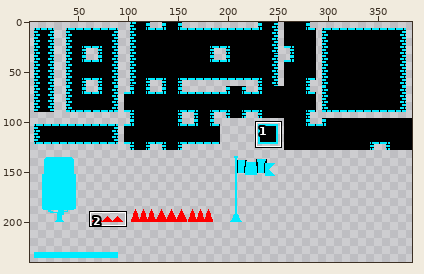
Sprite sheet, stored at Assets/Tile Map/Tilemap.png. The picture above shows the old version from afar; the outline marks the close-up.
Close-up. The starting point:
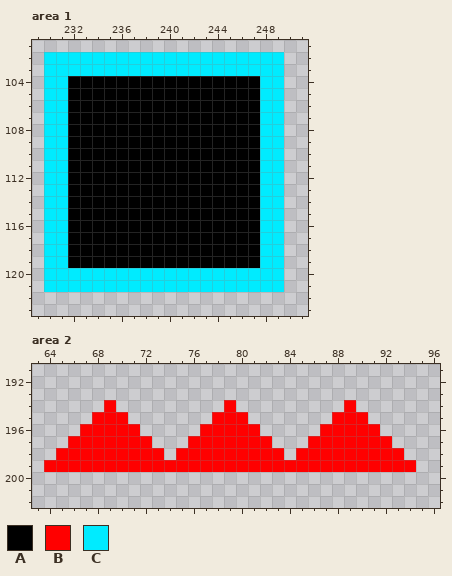
The file is 384x288 pixels. Shown: area 1: x 229..251, y 101..123; area 2: x 63..96, y 191..202. The wide view leaves out empty margins. The commit also changed other parts of the picture, which this record leaves out.
Palette (. is transparent): A #000000  B #ff0000  C #00ebff
After the commit:
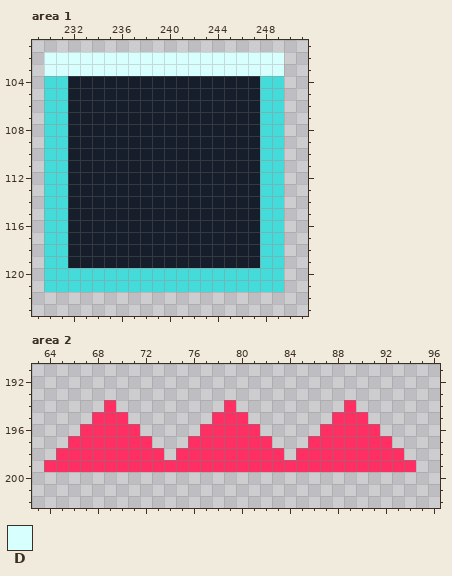
Colours new in this view: D #d6fffe
Changes in this commit:
@@ palette @@
-A #000000
+A #161e2c
-B #ff0000
+B #ff2e63
-C #00ebff
+C #43dcda
--- area 1
@@ x 229..251 @@
 101 .......................
-102 .CCCCCCCCCCCCCCCCCCCC..
-103 .CCCCCCCCCCCCCCCCCCCC..
+102 .DDDDDDDDDDDDDDDDDDDD..
+103 .DDDDDDDDDDDDDDDDDDDD..
 104 .CCAAAAAAAAAAAAAAAACC..
